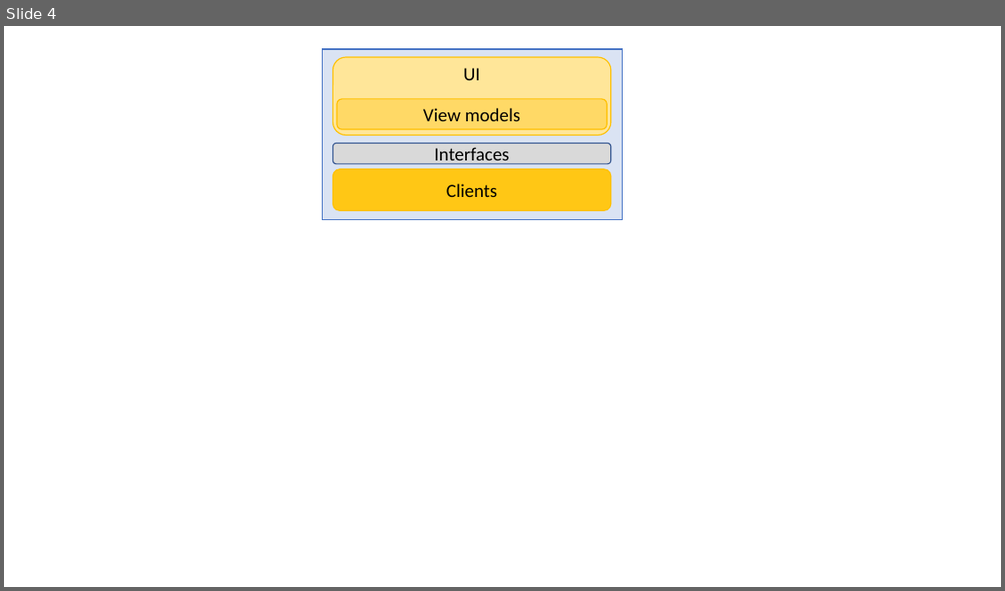
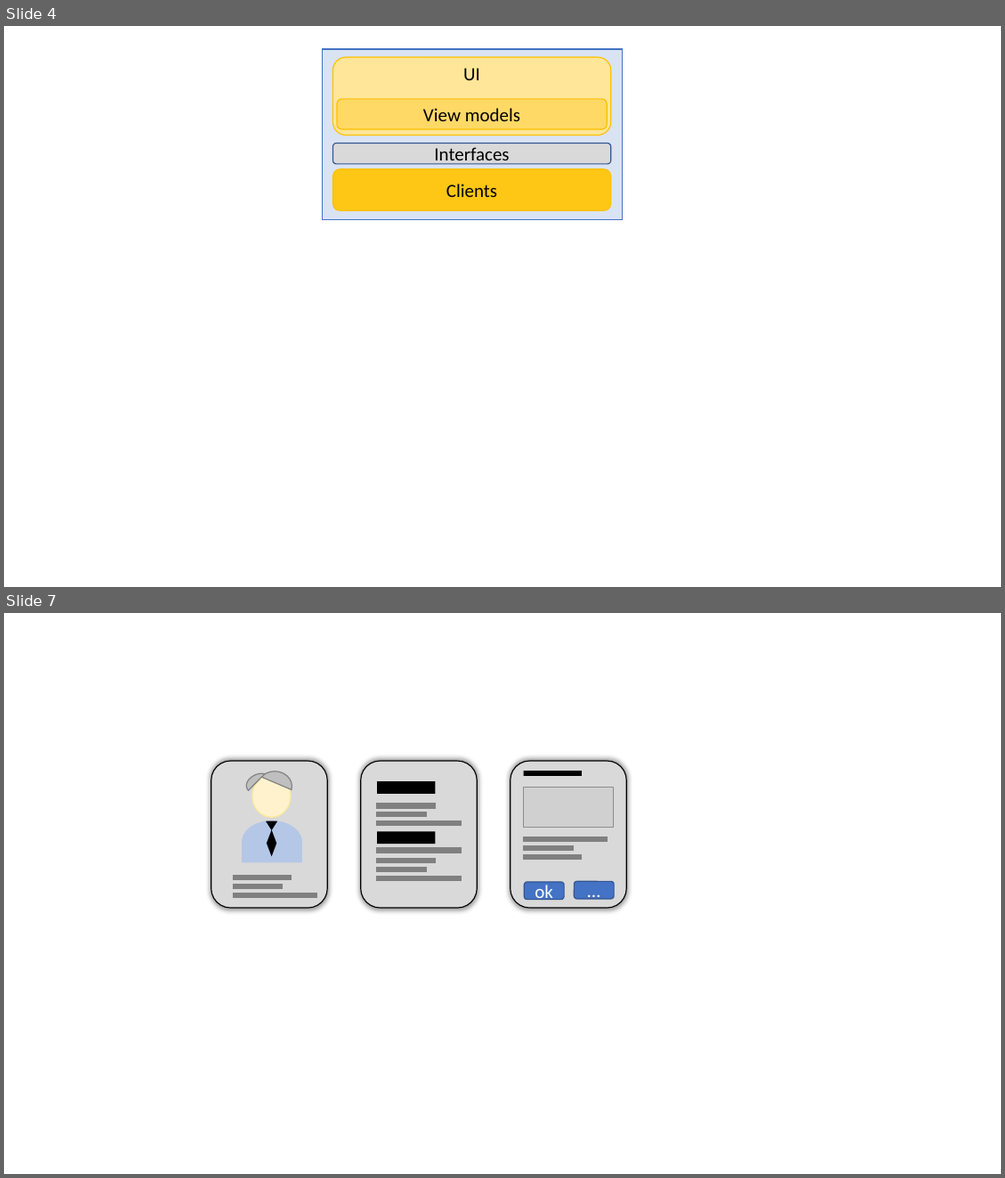
Before and after one commit to TroelsMortensen/CodeLabs, a slide deck: Tutorials/NetTodoApp-Part1-WebAPI/Resources/Architecture.pptx. Shown one above the other, each under a label of ours: slide 4 before the commit, slides 4 and 7 after it; the slides between them are not shown. The pictures are 1005x591 and 1005x1178 pixels, drawn with LibreOffice and Linux fonts; fonts in the diff are those of the drawing; grey boxes stand for pictures. Boxes give left, top, right and bottom in pixels: in the first picture for what was removed or moved away, otherwise in the second. Text is boxed around its words. In the diff, an @@ line names an element or a change of style, - is before the commit and + after.

```diff
--- a/Tutorials/NetTodoApp-Part1-WebAPI/Resources/Architecture.pptx
+++ b/Tutorials/NetTodoApp-Part1-WebAPI/Resources/Architecture.pptx
@@ slide 7 added at <box>4,613,1001,1174</box>, background #FFFFFF @@
@@ group added at <box>211,761,327,908</box>: 3 rectangles, 2 flow chart delays, 2 chord (boxed as its full ellipse)s, 1 rounded rectangle, 1 ellipse, 1 triangle, 1 diamond @@
@@ rounded rectangle added at <box>361,761,477,908</box>, fill #D9D9D9, outline #000000 1 pt @@
@@ rounded rectangle added at <box>510,761,626,908</box>, fill #D9D9D9, outline #000000 1 pt @@
@@ rectangle added at <box>524,771,582,776</box>, fill #000000 @@
@@ rectangle added at <box>377,781,436,794</box>, fill #000000 @@
@@ picture added at <box>524,787,614,827</box> @@
@@ rectangle added at <box>377,803,436,808</box>, fill #808080, outline #808080 1 pt @@
@@ rectangle added at <box>377,821,461,826</box>, fill #808080, outline #808080 1 pt @@
@@ rectangle added at <box>377,812,427,817</box>, fill #808080, outline #808080 1 pt @@
@@ rectangle added at <box>377,848,461,852</box>, fill #808080, outline #808080 1 pt @@
@@ rectangle added at <box>377,831,436,844</box>, fill #000000 @@
@@ rectangle added at <box>524,836,607,841</box>, fill #808080, outline #808080 1 pt @@
@@ rectangle added at <box>524,845,573,850</box>, fill #808080, outline #808080 1 pt @@
@@ rectangle added at <box>377,859,436,863</box>, fill #808080, outline #808080 1 pt @@
@@ rectangle added at <box>377,876,461,880</box>, fill #808080, outline #808080 1 pt @@
@@ rectangle added at <box>377,868,427,872</box>, fill #808080, outline #808080 1 pt @@
@@ rectangle added at <box>524,854,582,859</box>, fill #808080, outline #808080 1 pt @@
@@ rounded rectangle added at <box>525,882,564,899</box>, fill #4472C4, outline #325491 1 pt, 18 pt, text #FFFFFF @@
+ok
@@ rounded rectangle added at <box>574,882,614,899</box>, fill #4472C4, outline #325491 1 pt, 18 pt, text #FFFFFF @@
+…
```
Also in this commit, not shown: 2 other slides added, 8 other files.
